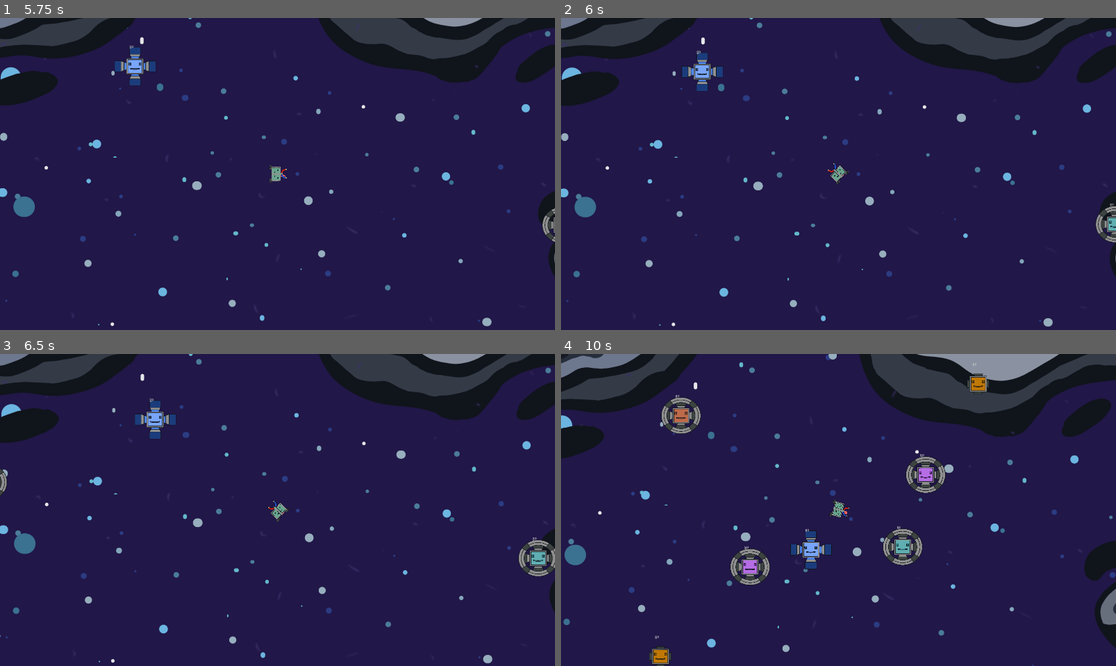
Above: before the commit, frames 1-4 (two rows, left to right).
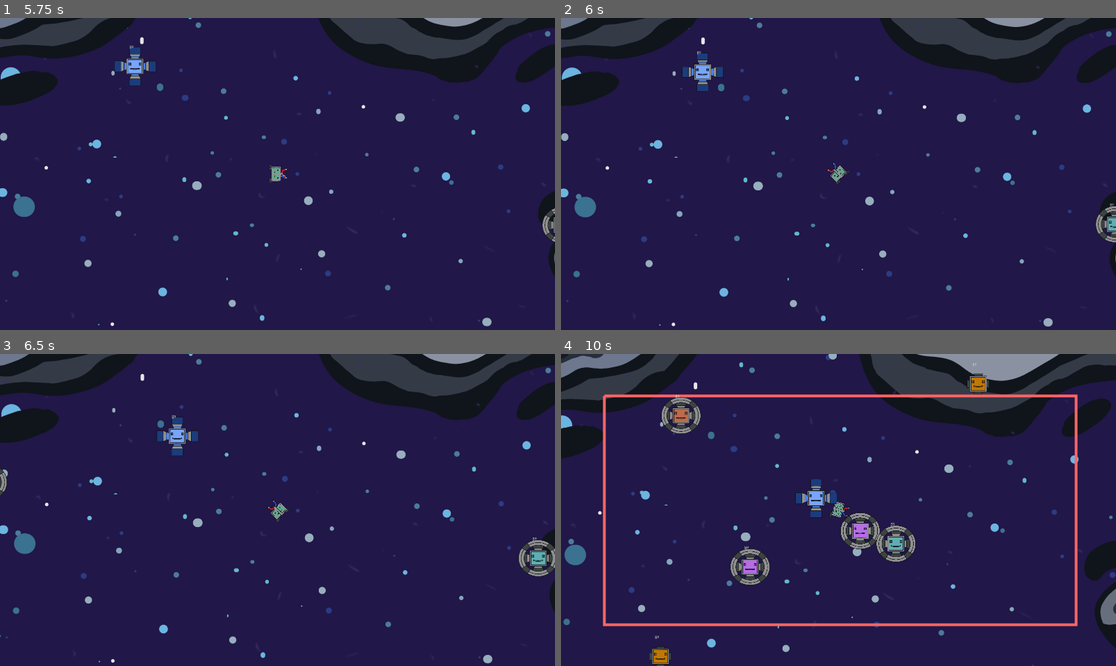
Above: after the commit, the same moments.

Repository: game-jam-team-gut/not-so-lonely
Game: Godot game, scene res://Space.tscn
Two runs of this game, one before a commit and one after it. Both use one fixed random seed, a clock stepped at 60 frames per second and the inputs below.
Inputs (mouse positions are in pixels of both pictures, inside the frame that each line leads up to):
- Up to frame 1 (5.75 s): move the mouse to (399, 158) at 0.52 s; hold Right mouse button (m2) 0.53-1.28 s; click (399, 158) at 0.67 s; move the mouse to (166, 189) at 1.27 s; click (166, 189) at 1.35 s; right-click (166, 189) at 1.55 s; move the mouse to (333, 105) at 2.02 s; hold Right mouse button (m2) 2.03-2.78 s; click (333, 105) at 2.17 s; move the mouse to (249, 236) at 2.77 s; right-click (249, 236) at 2.85 s; click (249, 236) at 2.92 s; move the mouse to (444, 220) at 3.52 s; press the mouse at (444, 220) at 3.53 s; right-click (444, 220) at 3.8 s; move the mouse to (111, 127) at 4.27 s; release the mouse at (111, 127) at 4.28 s; right-click (111, 127) at 4.35 s; click (111, 127) at 4.42 s; move the mouse to (305, 174) at 5.02 s; hold Right mouse button (m2) from 5.03 s (still down); click (305, 174) at 5.17 s
- Up to frame 2 (6 s): move the mouse to (755, 96) at 5.77 s; release Right mouse button (m2) at 5.78 s; click (755, 96) at 5.85 s
- Up to frame 3 (6.5 s): right-click (194, 432) at 6.05 s
- Up to frame 4 (10 s): move the mouse to (960, 494) at 6.52 s; hold Right mouse button (m2) 6.53-7.28 s; click (960, 494) at 6.67 s; move the mouse to (727, 525) at 7.27 s; right-click (727, 525) at 7.35 s; click (727, 525) at 7.42 s; move the mouse to (894, 441) at 8.02 s; press the mouse at (894, 441) at 8.03 s; right-click (894, 441) at 8.3 s; move the mouse to (810, 572) at 8.77 s; release the mouse at (810, 572) at 8.78 s; right-click (810, 572) at 8.85 s; click (810, 572) at 8.92 s; move the mouse to (1005, 556) at 9.52 s; hold Right mouse button (m2) from 9.53 s (still down); click (1005, 556) at 9.67 s

Frame 1 is identical in both runs. In frame 2, 0.2% of the frame differs, in the area x 21-30%, y 10-24%; in frame 3, 0.8%; in frame 4, 5.6%, in the area x 7-94%, y 12-88%.

Commit message:
Magnetic Field is always ON

Diff:
--- a/Space/Barney/Barney.gd
+++ b/Space/Barney/Barney.gd
@@ -23,23 +23,15 @@
 	else:
 		targetPosition = position
 
-func check_magnetic_field():
-	var xChange = 10.0
-
-	if Input.is_action_pressed("m2"):
-		if collisionShape2D.position.x < get_viewport().size.x * 0.25 * get_node("Camera2D").zoom.x:
-			collisionShape2D.shape.extents.x += xChange
-			collisionShape2D.position.x += xChange
-	else:
-		if collisionShape2D.position.x > minimalMagneticFieldPositionX:
-			collisionShape2D.shape.extents.x -= xChange
-			collisionShape2D.position.x -= xChange
+func update_magnetic_field_size():
+	collisionShape2D.shape.extents.x += get_viewport().size.x * 0.25 * get_node("Camera2D").zoom.x - collisionShape2D.position.x
+	collisionShape2D.position.x = get_viewport().size.x * 0.25 * get_node("Camera2D").zoom.x
 
 func get_input():
 	check_movement()
-	check_magnetic_field()
 
 func _physics_process(_delta):
+	update_magnetic_field_size()
 	get_input()
 	velocity = position.direction_to(targetPosition) * speed
 	if position.distance_to(targetPosition) > 5:
